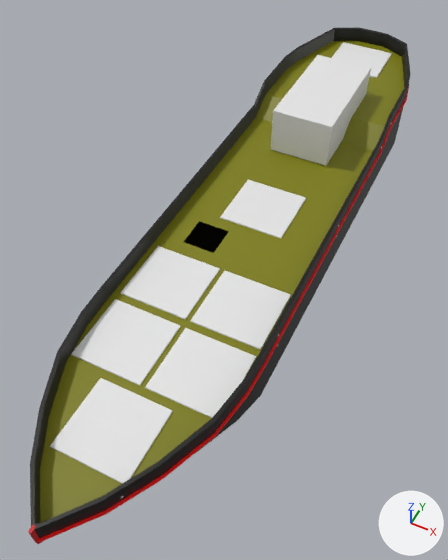
Before and after pictures for a commit that changed the glTF model prototyping/ships/hull_lancer.glb.
Camera for both pictures: a 50 mm lens placed at (10.7, -27.1, 27.2), pointed at (-0.7, -4.2, -1.4). Arrows for +X, +Y and +Z are at lower right; the lights stay in place. The older version comes first. Where no turn or scale is listed for an object, it has been applied to the vertices.
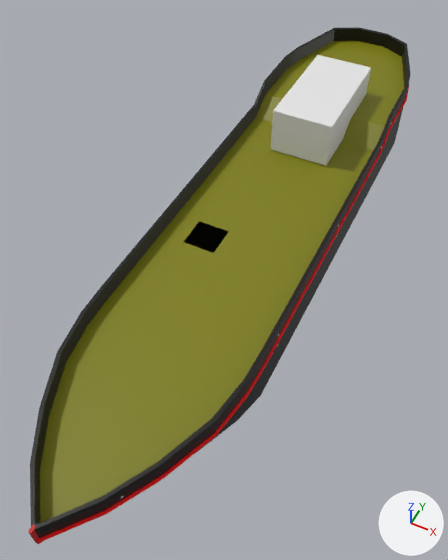
Edits to the bpy script that builds the scene:
```text
Remove ob_cube_002:
    ob_cube_002 = bpy.data.objects.new('Cube.002', me_cube_003)
    ob_cube_002.location = (-2.1, -8.0, 1.51)
Remove ob_cube_003:
    ob_cube_003 = bpy.data.objects.new('Cube.003', me_cube_005)
    ob_cube_003.location = (-2.1, -12.5, 1.51)
Remove ob_cube_004:
    ob_cube_004 = bpy.data.objects.new('Cube.004', me_cube_008)
    ob_cube_004.location = (0.0, -0.2, 1.51)
Remove ob_cube_005:
    ob_cube_005 = bpy.data.objects.new('Cube.005', me_cube_009)
    ob_cube_005.location = (0.0, -17.0, 1.51)
Remove ob_cube_001:
    ob_cube_001 = bpy.data.objects.new('Cube.001', me_cube_012)
    ob_cube_001.location = (0.0, 17.8, 2.51)
Remove ob_cube_006:
    ob_cube_006 = bpy.data.objects.new('Cube.006', me_cube_013)
    ob_cube_006.location = (2.2, -8.0, 1.51)
Remove ob_cube_007:
    ob_cube_007 = bpy.data.objects.new('Cube.007', me_cube_014)
    ob_cube_007.location = (2.2, -12.5, 1.51)
```

Changed parts and their boxes (x1, y1, x2, y2) in the pictures (448 x 560 px):
'Cube.005', deleted
    before: (50, 378, 173, 484)
'Cube.007', deleted
    before: (145, 328, 256, 418)
'Cube.003', deleted
    before: (71, 299, 181, 386)
'Cube.006', deleted
    before: (190, 270, 291, 350)
'Cube.002', deleted
    before: (121, 246, 220, 319)
'Cube.004', deleted
    before: (220, 180, 306, 239)
'Cube.001', deleted
    before: (332, 42, 392, 78)
